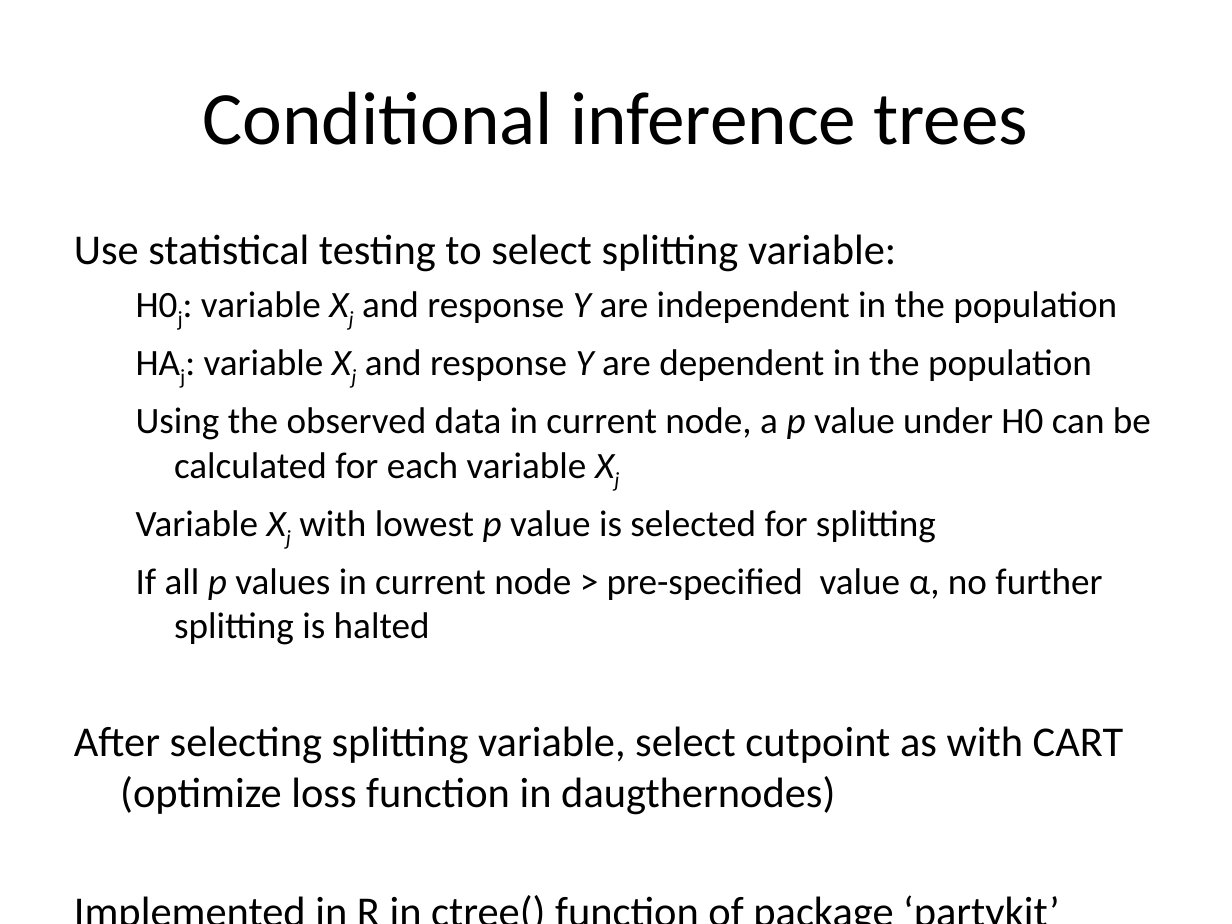
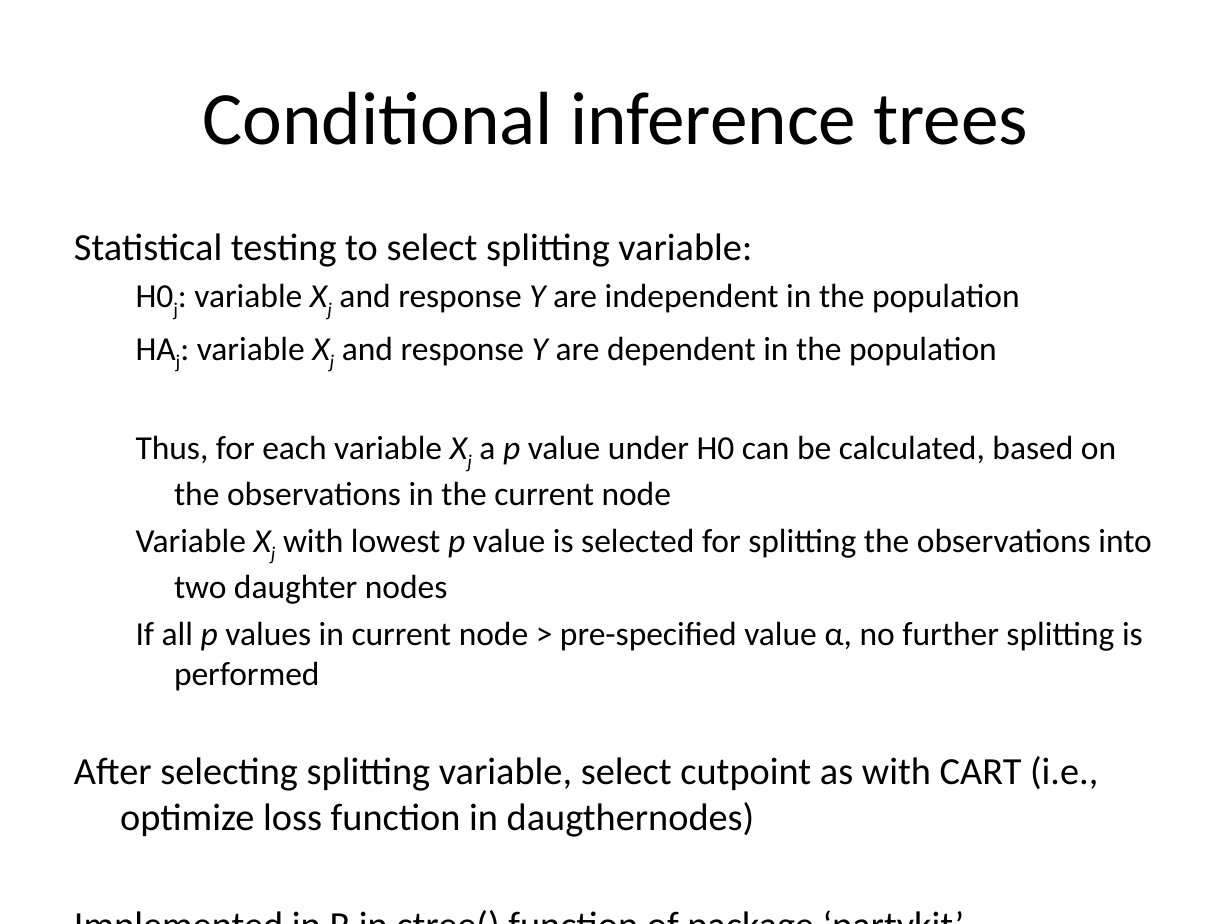
Before and after one commit to marjoleinF/IOPS-SLP, a slide deck: slide 15 of IOPS - trees & ensembles.pptx. Drawn at 1232x924 pixels with LibreOffice and Linux fonts; fonts in the diff are those of the drawing. Boxes give left, top, right and bottom in pixels: in the first picture for what was removed or moved away, otherwise in the second. Text is boxed around its words. In the diff, an @@ line names an element or a change of style, - is before the commit and + after.

```diff
--- a/IOPS - trees & ensembles.pptx
+++ b/IOPS - trees & ensembles.pptx
@@ text at <box>74,233,752,267</box>: text changed; size 24.8 to 22.4 pt @@
-Use statistical testing to select splitting variable:
+Statistical testing to select splitting variable:
@@ text at <box>194,283,1020,366</box>: size 21.7 to 19.6 pt in "H0j: variable Xj and response Y are ...", "HAj: variable Xj and response Y are ..."; size 24.8 to 22.4 pt in "Implemented in R in ctree() function of ..." @@
@@ text at <box>74,435,1151,837</box>: text changed; size 21.7 to 19.6 pt @@
-  Using the observed data in current node, a p value under H0 can be calculated for each variable Xj
-  Variable Xj with lowest p value is selected for splitting
-  If all p values in current node > pre-specified value α, no further splitting is halted
-After selecting splitting variable, select cutpoint as with CART (optimize loss function in daugthernodes)
+  Thus, for each variable Xj a p value under H0 can be calculated, based on the observations in the current node
+  Variable Xj with lowest p value is selected for splitting the observations into two daughter nodes
+  If all p values in current node > pre-specified value α, no further splitting is performed
+After selecting splitting variable, select cutpoint as with CART (i.e., optimize loss function in daugthernodes)
```
Also in this commit, not shown: 5 other slides changed, 1 other file.
